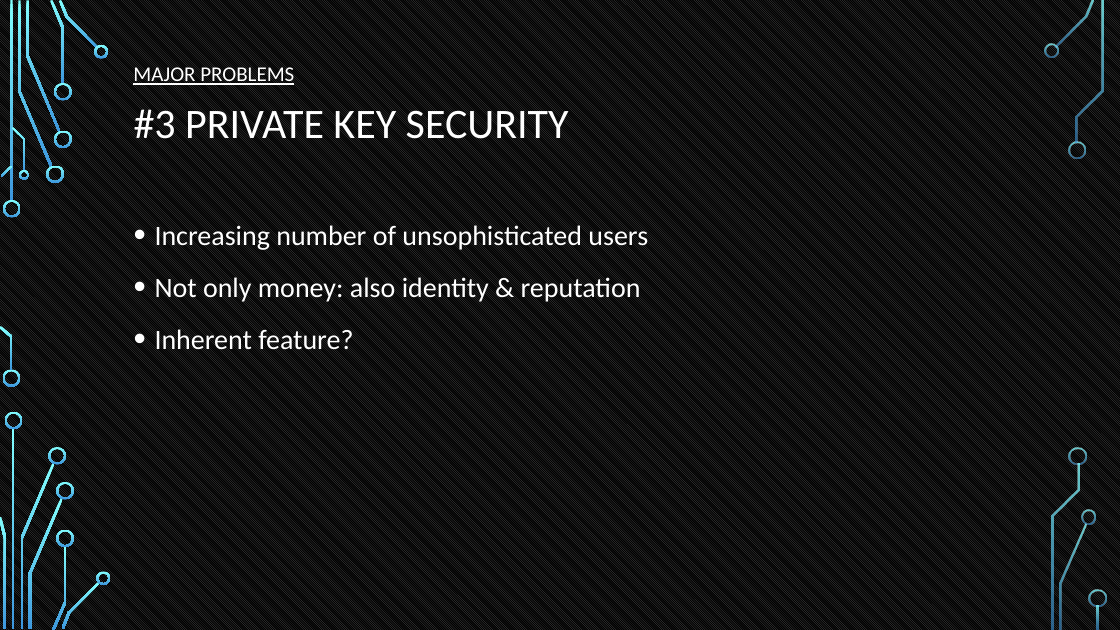
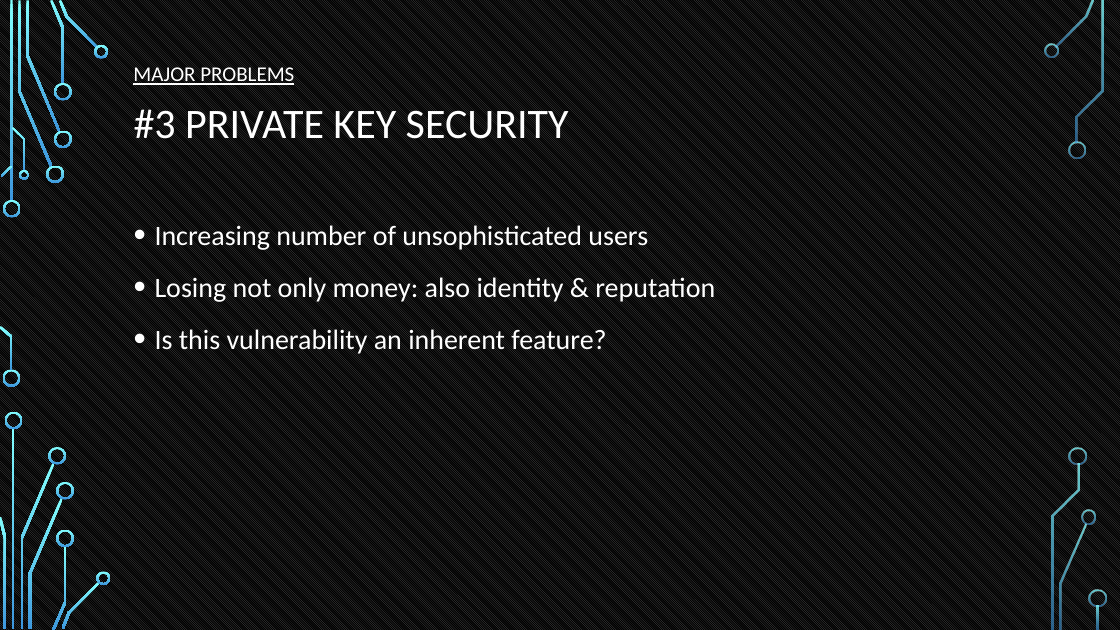
Before and after one commit to tokenika/tokenika.github.io, a slide deck: slide 13 of WarsawBlock.pptx. Drawn at 1120x630 pixels with LibreOffice and Linux fonts; fonts in the diff are those of the drawing; background and template pictures are left out. Boxes give left, top, right and bottom in pixels: in the first picture for what was removed or moved away, otherwise in the second. Text is boxed around its words. In the diff, an @@ line names an element or a change of style, - is before the commit and + after.

```diff
--- a/WarsawBlock.pptx
+++ b/WarsawBlock.pptx
@@ text at [155,277,715,354]: text changed @@
-• Not only money: also identity & reputation
-• Inherent feature?
+• Losing not only money: also identity & reputation
+• Is this vulnerability an inherent feature?
```
Also in this commit, not shown: 3 other slides changed, 1 other file.
